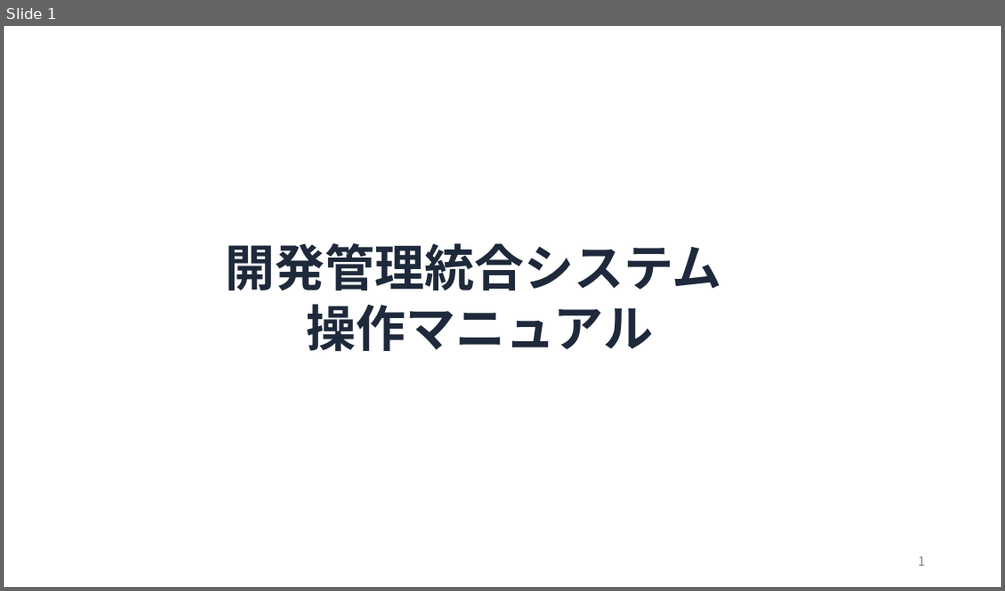
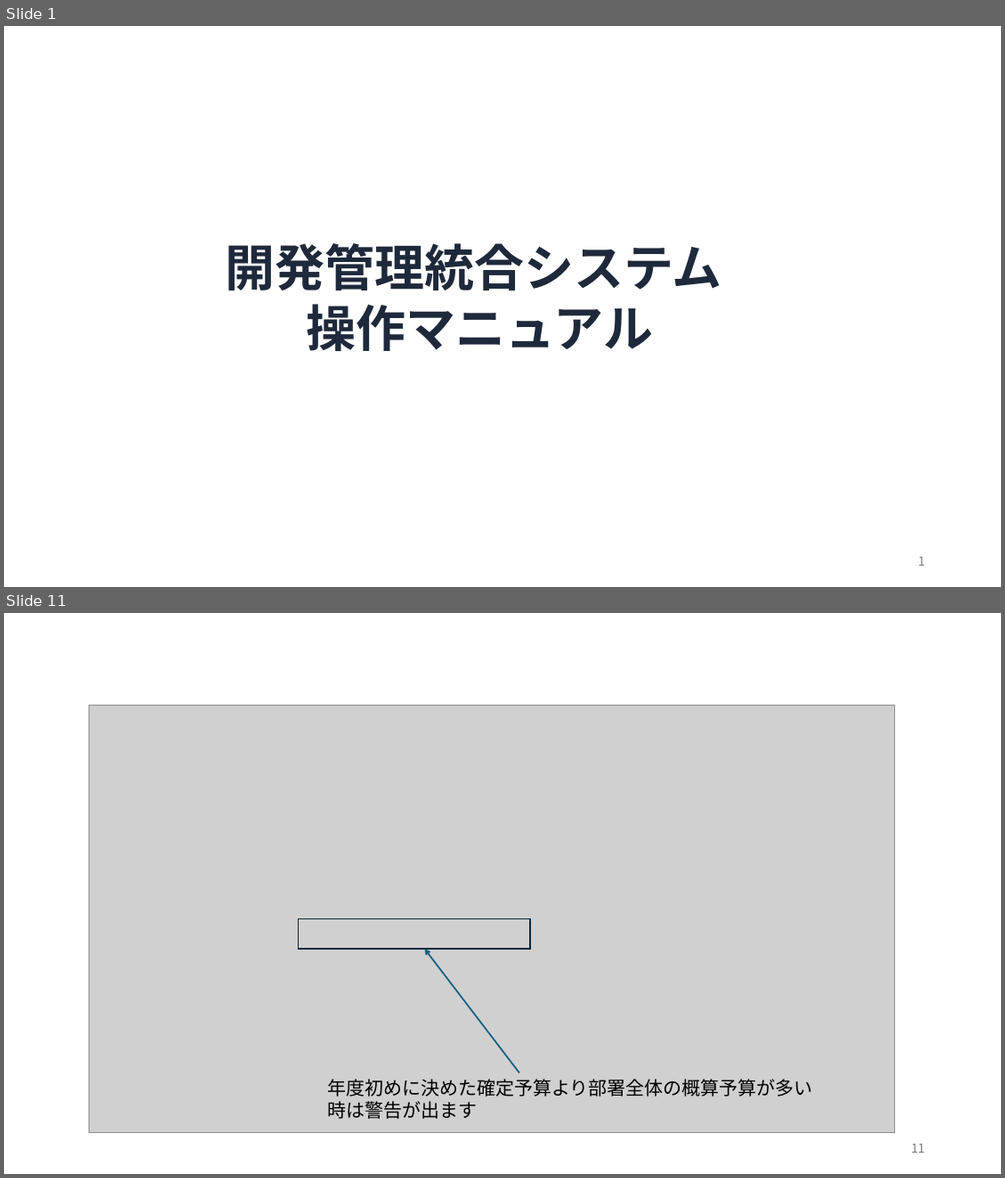
Before and after one commit to y-kagajapan/quest_1, a slide deck: doc/開発管理統合システム操作マニュアル.pptx. Shown one above the other, each under a label of ours: slide 1 before the commit, slides 1 and 11 after it; the slides between them are not shown. The pictures are 1005x591 and 1005x1178 pixels, drawn with LibreOffice and Linux fonts; fonts in the diff are those of the drawing; grey boxes stand for pictures; background and template pictures are left out. Boxes give left, top, right and bottom in pixels: in the first picture for what was removed or moved away, otherwise in the second. Text is boxed around its words. In the diff, an @@ line names an element or a change of style, - is before the commit and + after.

```diff
--- a/doc/開発管理統合システム操作マニュアル.pptx
+++ b/doc/開発管理統合システム操作マニュアル.pptx
@@ slide 11 added at (x1=4, y1=613, x2=1001, y2=1174), background #FFFFFF @@
@@ picture added at (x1=89, y1=705, x2=895, y2=1134) @@
@@ rectangle added at (x1=299, y1=919, x2=531, y2=949), outline #092A39 1.5 pt @@
@@ arrow added from (519, 1073) to (424, 949), #156082 1.5 pt @@
@@ text added at (x1=327, y1=1078, x2=813, y2=1119), 18 pt, text #000000 @@
+年度初めに決めた確定予算より部署全体の概算予算が多い時は警告が出ます
@@ page number added at (x1=911, y1=1143, x2=925, y2=1152), 12 pt, text #797979 @@
+11
```
Also in this commit, not shown: 3 slides changed, 38 other slides added, 8 slides removed.
